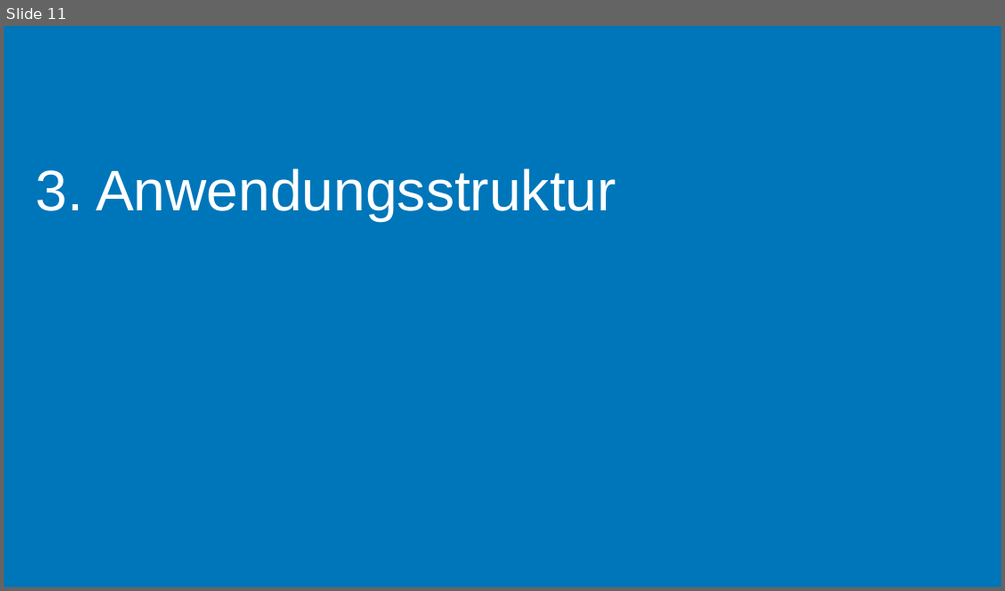
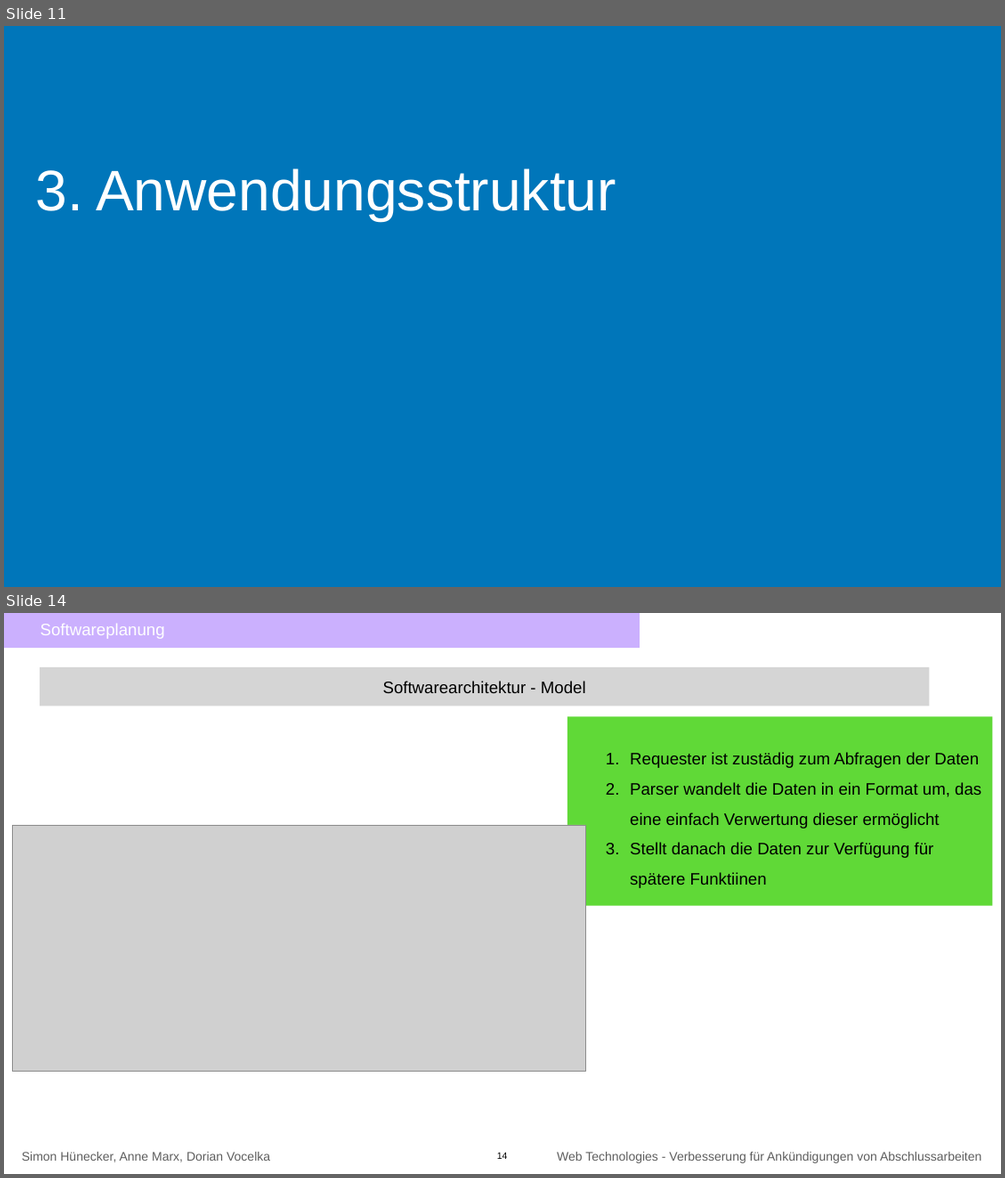
Before and after one commit to annenotarobot/WebTech-Assignemnt-3, a slide deck: documentation/Abgabefolien Assignement 2 (zusätzlichen Inhalt).pptx. Shown one above the other, each under a label of ours: slide 11 before the commit, slides 11 and 14 after it; the slides between them are not shown. The pictures are 1005x591 and 1005x1178 pixels, drawn with LibreOffice and Linux fonts; fonts in the diff are those of the drawing; grey boxes stand for pictures. Boxes give left, top, right and bottom in pixels: in the first picture for what was removed or moved away, otherwise in the second. Text is boxed around its words. In the diff, an @@ line names an element or a change of style, - is before the commit and + after.

```diff
--- a/documentation/Abgabefolien Assignement 2 (zusätzlichen Inhalt).pptx
+++ b/documentation/Abgabefolien Assignement 2 (zusätzlichen Inhalt).pptx
@@ slide 14 added at [4,613,1001,1174], background #FFFFFF @@
@@ rectangle added at [4,613,639,648], fill #8D52FD at 45% opacity, 32 pt, text #FFFFFF @@
+    Softwareplanung
@@ rectangle added at [40,667,929,706], fill #D5D5D5, 32 pt, text #000000 @@
+Softwarearchitektur - Model
@@ rectangle added at [567,716,992,906], fill #60D937, 32 pt, text #000000 @@
+  1. Requester ist zustädig zum Abfragen der Daten
+  2. Parser wandelt die Daten in ein Format um, das eine einfach Verwertung dieser ermöglicht
+  3. Stellt danach die Daten zur Verfügung für spätere Funktiinen
@@ picture added at [12,825,585,1070] @@
@@ text added at [22,1151,270,1162], 24 pt, text #5E5E5E @@
+Simon Hünecker, Anne Marx, Dorian Vocelka
@@ page number added at [497,1151,508,1159], 18 pt, text #000000 @@
+14
@@ text added at [557,1151,981,1163], 24 pt, text #5E5E5E @@
+Web Technologies - Verbesserung für Ankündigungen von Abschlussarbeiten
```
Also in this commit, not shown: 7 other slides added.
